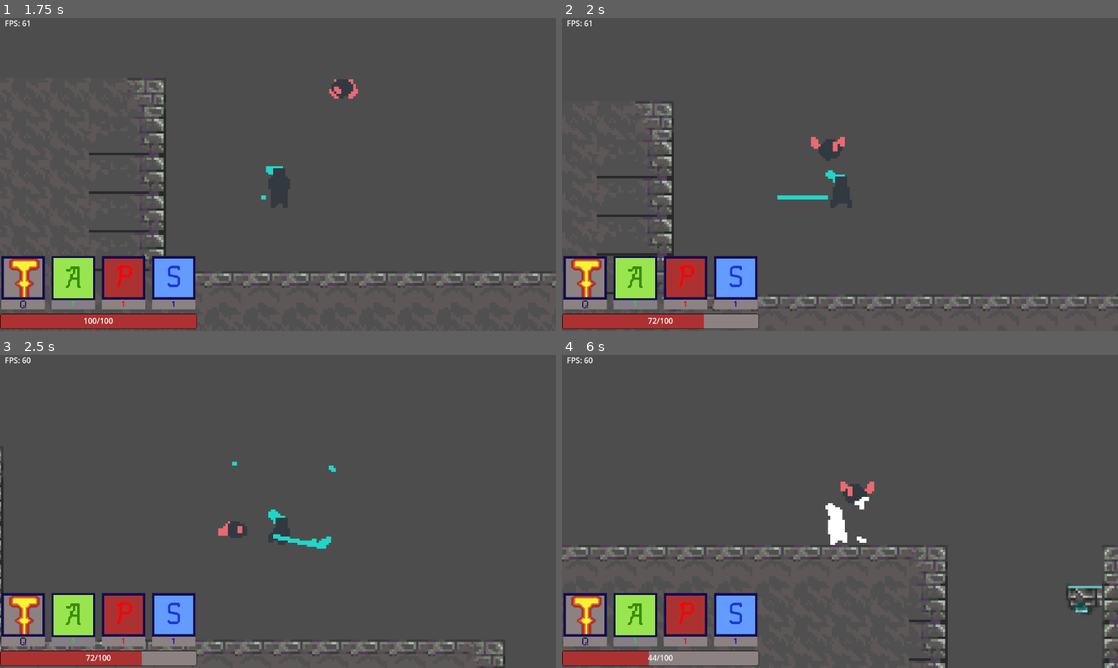
Above: before the commit, frames 1-4 (two rows, left to right).
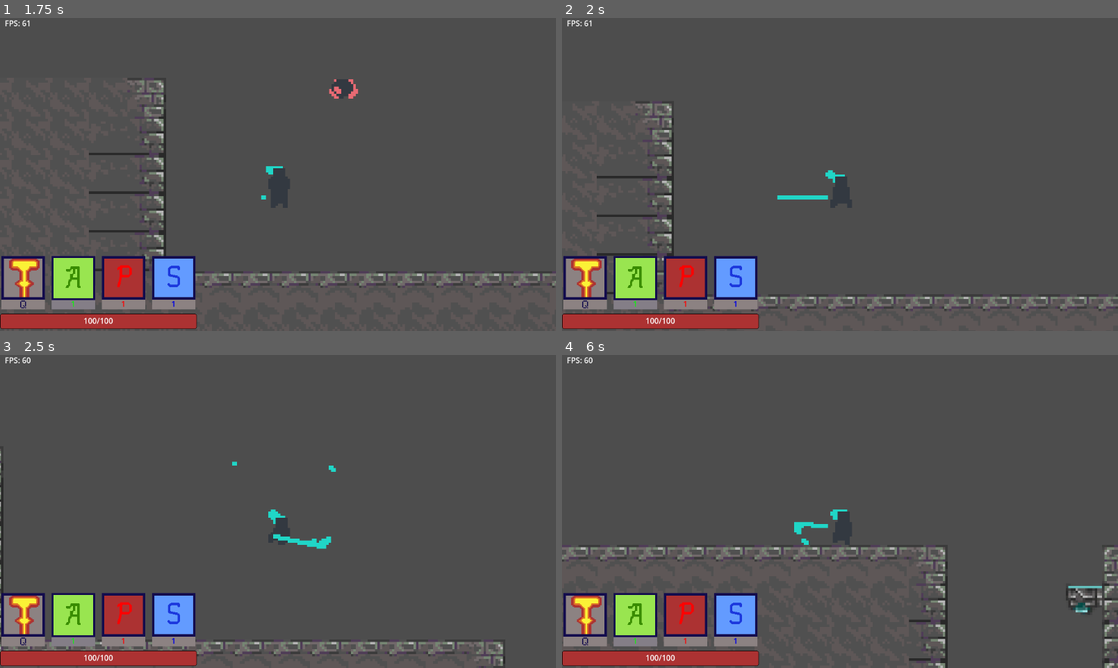
Above: after the commit, the same moments.

Repository: unclerosse/sozokujin-game
Game: Godot game, scene res://scenes/menu.tscn
The game is run twice, just before and just after one commit, with the same random seed, the same clock (stepped at 60 frames per second) and the same inputs.
Inputs (mouse positions are in pixels of both pictures, inside the frame that each line leads up to):
- Up to frame 1 (1.75 s): click "New Game" at 0.5 s; move the mouse to (400, 158) at 1.27 s; hold Right (player_right) from 1.28 s (still down); right-click (400, 158) at 1.35 s; tap Up (player_jump) at 1.52 s
- Up to frame 2 (2 s): keep holding Right (player_right)
- Up to frame 3 (2.5 s): keep holding Right (player_right); move the mouse to (166, 527) at 2.02 s; click (166, 527) at 2.1 s; tap Up (player_jump) at 2.27 s
- Up to frame 4 (6 s): move the mouse to (895, 442) at 2.77 s; release Right (player_right) at 2.78 s; hold Left (player_left) 2.78-3.53 s; right-click (895, 442) at 2.85 s; move the mouse to (812, 574) at 3.52 s; hold Right (player_right) 3.53-5.03 s; click (812, 574) at 3.6 s; tap Up (player_jump) at 3.77, 4.52, 5.27 s; move the mouse to (1006, 558) at 4.27 s; right-click (1006, 558) at 4.35 s; move the mouse to (673, 464) at 5.02 s; hold Left (player_left) 5.03-5.78 s; click (673, 464) at 5.1 s; move the mouse to (867, 511) at 5.77 s; hold Right (player_right) from 5.78 s (still down); right-click (867, 511) at 5.85 s

Frame 1 is identical in both runs. In frame 2, 0.8% of the frame differs, in the area x 15-51%, y 38-100%; in frame 3, 0.7%; in frame 4, 1.9%, in the area x 15-57%, y 40-100%.

Commit message:
Added killing of enemys

Diff:
--- a/scenes/fly.tscn
+++ b/scenes/fly.tscn
@@ -70,7 +70,7 @@
 animation = &"fly"
 
 [node name="AttackArea" parent="." index="1"]
-collision_layer = 8
+collision_layer = 0
 collision_mask = 4
 
 [node name="WeaponCollision" parent="AttackArea" index="0"]
--- a/scenes/player.tscn
+++ b/scenes/player.tscn
@@ -1122,6 +1122,8 @@
 shape = SubResource("CapsuleShape2D_t1awr")
 
 [node name="WeaponArea" type="Area2D" parent="."]
+collision_layer = 0
+collision_mask = 8
 
 [node name="WeaponCollision" type="CollisionShape2D" parent="WeaponArea"]
 shape = SubResource("RectangleShape2D_s7oaq")
@@ -1144,4 +1146,5 @@
 [node name="ColorRect" parent="." instance=ExtResource("101_hjax3")]
 visible = false
 
+[connection signal="body_entered" from="WeaponArea" to="." method="_on_weapon_area_body_entered"]
 [connection signal="timeout" from="Timer" to="." method="_on_Timer_timeout"]
--- a/scripts/BasicEnemy.gd
+++ b/scripts/BasicEnemy.gd
@@ -34,7 +34,6 @@
 	Raycast = $RayCast2D
 	EnemyTimer = $EnemyTimer
 
-	print(EnemyTimer)
 	Sprite.play("idle")
 
 func _physics_process(delta):
@@ -59,7 +58,8 @@
 	Sprite.play("attack")
 
 func death():
-	Sprite.play("death")
+	if CurrentStatus == -1:
+		self.queue_free()
 
 func hurt(value):
 	CurrentHealth -= value + (value * Armor * 0.01)
@@ -76,7 +76,7 @@
 		Target = null
 		CurrentStatus = 0
 
-func _enemy():
+func enemy():
 	pass
 
 func _on_timer_timeout():
--- a/scripts/fly.gd
+++ b/scripts/fly.gd
@@ -6,6 +6,7 @@
 	return true
 
 @onready var _StartPoint = position
+@onready var AttackArea: Area2D = $AttackArea
 
 func _ready():
 	Speed = 420.0
--- a/scripts/player.gd
+++ b/scripts/player.gd
@@ -12,6 +12,9 @@
 var _Agility = 1
 var _Sanity = 1
 var _Power = 1
+
+var LightAttackDamage = 35
+var HeavyAttackDamage = 100
 
 var multiplier = 1.0
 var gravity = ProjectSettings.get_setting("physics/2d/default_gravity")
@@ -167,7 +170,19 @@
 	else:
 		multiplier = 1.4
 
+func _on_weapon_area_body_entered(body):
+	if not body.has_method("enemy"):
+		return
 
+	var type = StateMachine.get_current_node()
+	var damage
+
+	if type == "light_attack_1" or "light_attack_2":
+		damage = LightAttackDamage * (1 + _Agility * 0.05) * (1 + _Power * 0.1)
+	elif type == "heavy_attack":
+		damage = HeavyAttackDamage * (1 + _Power * 0.3)
+
+	body.hurt(damage)
 
 func _unhandled_input(event):
 	if event.is_action_pressed("ui_cancel"):
